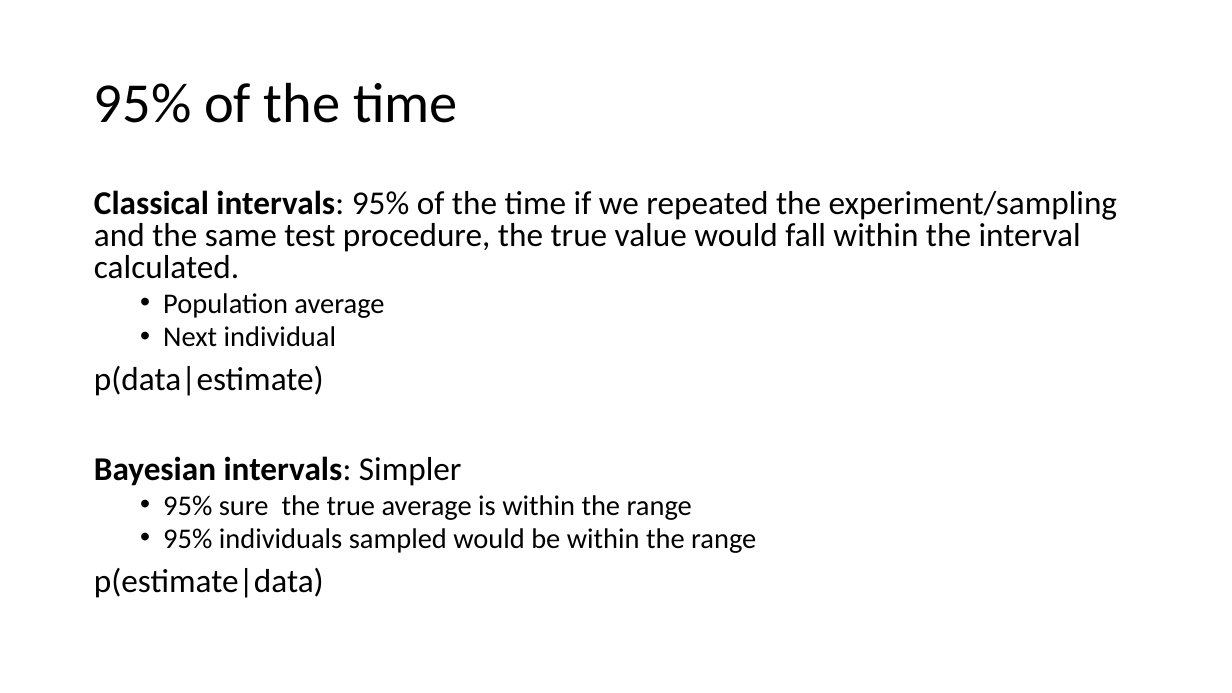
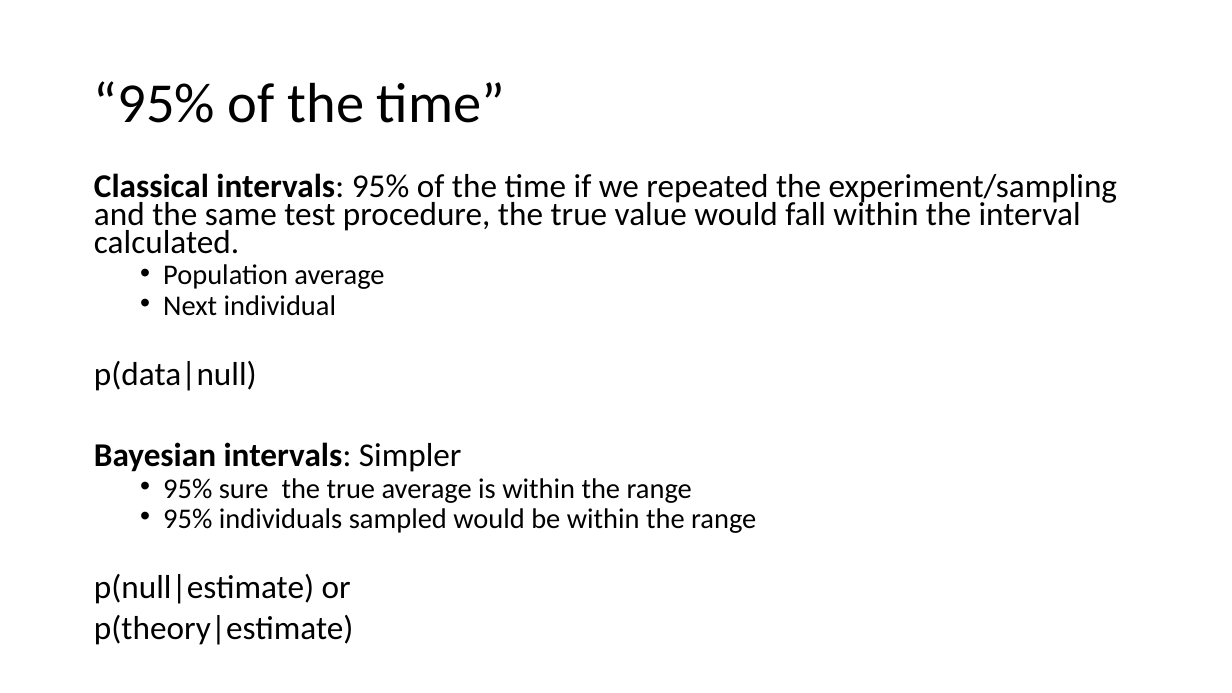
Before and after one commit to benwhalley/datafluency, a slide deck: slide 4 of slides/uncertainty.pptx. Drawn at 1232x693 pixels with LibreOffice and Linux fonts; fonts in the diff are those of the drawing. Boxes give left, top, right and bottom in pixels: in the first picture for what was removed or moved away, otherwise in the second. Text is boxed around its words. In the diff, an @@ line names an element or a change of style, - is before the commit and + after.

```diff
--- a/slides/uncertainty.pptx
+++ b/slides/uncertainty.pptx
@@ title at [94,81,505,123]: text changed @@
-95% of the time
+“95% of the time”
@@ text "Classical intervals: 95% of the ...": place and size @@
-text "Classical intervals: 95% of the ..." at [94,190,1117,598]
+text "Classical intervals: 95% of the ..." at [94,173,1117,645]
@@ text at [94,173,1117,533]: line spacing 0.8 to 0.7 @@
@@ text at [94,361,257,391]: text changed @@
-p(data|estimate)
+p(data|null)
@@ text at [94,574,353,645]: text changed @@
-p(estimate|data)
+p(null|estimate) or
+p(theory|estimate)
```
Also in this commit, not shown: 5 other slides changed, 7 slides added.
